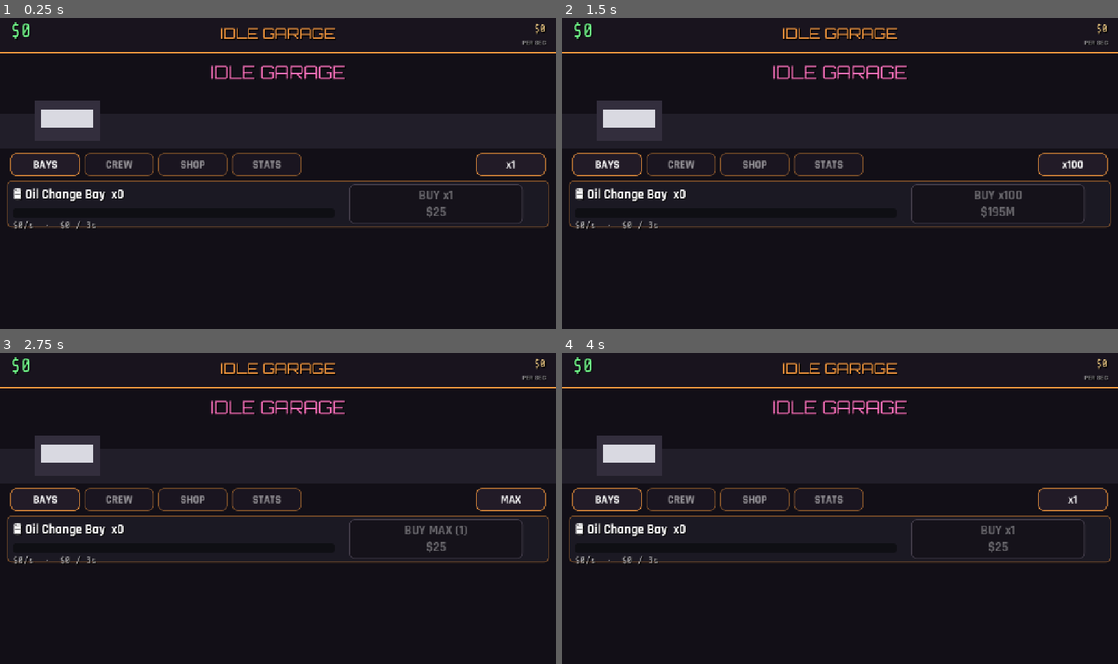
Above: before the commit, frames 1-4 (two rows, left to right).
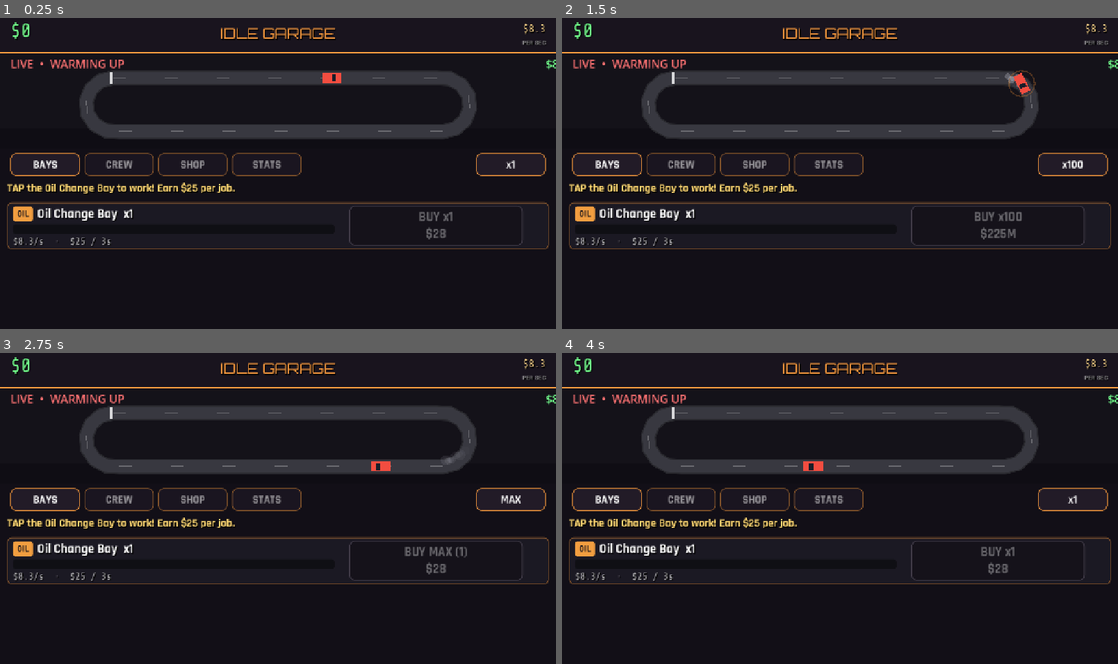
Above: after the commit, the same moments.

Repository: Thefreatbandz/idle-garage
Game: Godot game, scene res://scenes/main.tscn
The game is run twice, just before and just after one commit, with the same random seed, the same clock (stepped at 60 frames per second) and the same inputs.
Inputs:
- Up to frame 1 (0.25 s): no input
- Up to frame 2 (1.5 s): click "x1" at 0.5 s; click "x10" at 1.25 s
- Up to frame 3 (2.75 s): click "x100" at 2 s
- Up to frame 4 (4 s): click "MAX" at 2.75 s; click "BAYS" at 3.5 s

The runs differ from the first frame. In frame 1, 12% of the frame differs, in the area x 1-100%, y 1-75%; in frame 2, 12%; in frame 3, 12%; in frame 4, 12%.

Commit message:
v2: live drift preview, start with 1 bay, UI clean pass, tutorial hints

Diff:
--- a/scripts/main.gd
+++ b/scripts/main.gd
@@ -6,7 +6,7 @@
 var cash := 0.0
 var lifetime := 0.0  # lifetime earnings (this prestige)
 var total_earned := 0.0  # all-time (for achievements)
-var owned := [0, 0, 0, 0, 0, 0]  # per generator
+var owned := [1, 0, 0, 0, 0, 0]  # per generator (start with 1 oil bay!)
 var progress := [0.0, 0.0, 0.0, 0.0, 0.0, 0.0]  # 0..1 bar progress
 var running := [false, false, false, false, false, false]  # bar active
 var mechanics := [false, false, false, false, false, false]
@@ -131,7 +131,7 @@
 	stars += new_stars
 	cash = 0.0
 	lifetime = 0.0
-	owned = [0, 0, 0, 0, 0, 0]
+	owned = [1, 0, 0, 0, 0, 0]
 	progress = [0.0, 0.0, 0.0, 0.0, 0.0, 0.0]
 	running = [false, false, false, false, false, false]
 	mechanics = [false, false, false, false, false, false]
@@ -170,6 +170,12 @@
 	upgrades_bought = d.get("upgrades", [])
 	stars = int(d.get("stars", 0))
 	_last_time = float(d.get("time", 0.0))
+	# migration: old saves started with 0 bays and $0 (soft-locked)
+	var total_owned := 0
+	for i in range(6):
+		total_owned += owned[i]
+	if total_owned == 0:
+		owned[0] = 1
 
 var _last_time := 0.0
 
--- /dev/null
+++ b/scripts/race_preview.gd
@@ -0,0 +1,175 @@
+extends Control
+## Live drift preview: animated stadium track with cars drifting the corners.
+## Car count/speed scales with the player's income.
+
+var game  # main.gd
+
+# stadium track geometry
+var _cx := 640.0
+var _cy := 118.0
+var _straight := 380.0  # half-length of straight
+var _radius := 62.0
+var _perimeter := 0.0
+
+var _cars := []  # {t, speed, color, drift}
+var _smokes := []  # {pos, life, max_life, size}
+var _time := 0.0
+
+const CAR_COLORS := [
+	Color(0.95, 0.30, 0.25), Color(0.25, 0.55, 0.95), Color(0.95, 0.75, 0.25),
+	Color(0.35, 0.90, 0.45), Color(0.90, 0.40, 0.80), Color(0.85, 0.85, 0.88),
+]
+const STATUS := ["WARMING UP", "DRIFTING", "TANDEM DRIFT", "FULL SEND"]
+
+func _ready() -> void:
+	_perimeter = 4.0 * _straight + 2.0 * PI * _radius
+	# spawn cars over time as generators unlock
+	mouse_filter = Control.MOUSE_FILTER_IGNORE
+
+func _process(dt: float) -> void:
+	_time += dt
+	# desired car count = number of unlocked generators (min 1)
+	var want := 1
+	if game:
+		for i in range(6):
+			var g: Dictionary = Economy.GENERATORS[i]
+			if game.lifetime >= float(g["unlock"]) or game.owned[i] > 0:
+				want = i + 1
+	want = mini(want, 6)
+	while _cars.size() < want:
+		_cars.append({
+			"t": randf(),
+			"speed": 0.10 + randf() * 0.04,
+			"color": CAR_COLORS[_cars.size() % CAR_COLORS.size()],
+			"drift": 0.0,
+		})
+	# speed scales slightly with income (more money = faster)
+	var boost := 1.0
+	if game:
+		boost = 1.0 + minf(game.income_per_sec() / 5000.0, 1.5)
+	for c in _cars:
+		c["t"] = fmod(float(c["t"]) + float(c["speed"]) * boost * dt, 1.0)
+	# smoke particles
+	for s in _smokes:
+		s["life"] = float(s["life"]) - dt
+		s["pos"] = (s["pos"] as Vector2) + Vector2(0, -18) * dt
+	_smokes = _smokes.filter(func(s): return float(s["life"]) > 0.0)
+	# spawn smoke in drift zones
+	if _cars.size() > 0 and randf() < 0.5:
+		for c in _cars:
+			if _in_drift_zone(float(c["t"])):
+				var p := _track_pos(float(c["t"]))
+				_smokes.append({
+					"pos": p + Vector2(randf_range(-8, 8), randf_range(-4, 4)),
+					"life": 0.9, "max_life": 0.9, "size": randf_range(6, 12),
+				})
+				if _smokes.size() > 60:
+					_smokes.pop_front()
+	queue_redraw()
+
+func _in_drift_zone(t: float) -> bool:
+	# drift zones = the two semicircles
+	var d := t * _perimeter
+	var s1_end := 2.0 * _straight
+	var curve_end := s1_end + PI * _radius
+	var s2_end := curve_end + 2.0 * _straight
+	return (d > s1_end and d < curve_end) or (d > s2_end)
+
+func _track_pos(t: float) -> Vector2:
+	var d := t * _perimeter
+	var s := 2.0 * _straight  # each straight is 2*half
+	var c := PI * _radius
+	# top straight: left -> right
+	if d < s:
+		return Vector2(_cx - _straight + d, _cy - _radius)
+	d -= s
+	# right curve
+	if d < c:
+		var a := d / _radius  # 0..PI
+		return Vector2(_cx + _straight + _radius * sin(a), _cy - _radius * cos(a))
+	d -= c
+	# bottom straight: right -> left
+	if d < s:
+		return Vector2(_cx + _straight - d, _cy + _radius)
+	d -= s
+	# left curve
+	var a := d / _radius
+	return Vector2(_cx - _straight - _radius * sin(a), _cy + _radius * cos(a))
+
+func _track_angle(t: float) -> float:
+	var d := t * _perimeter
+	var s := 2.0 * _straight
+	var c := PI * _radius
+	if d < s:
+		return 0.0
+	d -= s
+	if d < c:
+		return d / _radius
+	d -= c
+	if d < s:
+		return PI
+	d -= c
+	return PI + d / _radius
+
+func _draw() -> void:
+	var w := size.x
+	# backdrop gradient feel: two rects
+	draw_rect(Rect2(0, 0, w, size.y), Color(0.08, 0.07, 0.10))
+	draw_rect(Rect2(0, size.y - 46, w, 46), Color(0.06, 0.05, 0.08))
+	# track: wide dark ring (draw thick polyline loop)
+	var pts := PackedVector2Array()
+	var n := 64
+	for i in range(n + 1):
+		pts.append(_track_pos(float(i) / float(n)))
+	draw_polyline(pts, Color(0.16, 0.16, 0.18), 34.0, true)
+	draw_polyline(pts, Color(0.22, 0.22, 0.25), 28.0, true)
+	# center line dashes
+	var dash := PackedVector2Array()
+	for i in range(0, n, 4):
+		dash.append(_track_pos(float(i) / float(n)))
+		dash.append(_track_pos(float(i + 1) / float(n)))
+	if dash.size() > 1:
+		draw_multiline(dash, Color(1, 1, 1, 0.25), 2.0)
+	# start/finish line
+	var sf := _track_pos(0.0)
+	draw_line(sf + Vector2(-4, -14), sf + Vector2(-4, 14), Color(1, 1, 1, 0.8), 4.0)
+	# smoke (behind cars)
+	for s in _smokes:
+		var a: float = float(s["life"]) / float(s["max_life"])
+		draw_circle(s["pos"], float(s["size"]) * (1.2 - a * 0.4), Color(0.8, 0.8, 0.85, a * 0.35))
+	# cars
+	for c in _cars:
+		_draw_car(_track_pos(float(c["t"])), _track_angle(float(c["t"])),
+			_in_drift_zone(float(c["t"])), c["color"])
+	# status text
+	var laps := int(_time / 8.0)
+	var st: String = STATUS[mini(_cars.size() - 1, 3)] if _cars.size() > 0 else STATUS[0]
+	var ips := "$0/s"
+	if game:
+		ips = "$%s/s" % BigNum.fmt(game.income_per_sec())
+	draw_string(ThemeDB.fallback_font, Vector2(24, 34), "LIVE  •  %s" % st,
+		HORIZONTAL_ALIGNMENT_LEFT, -1, 26, Color(1.0, 0.45, 0.45))
+	draw_string(ThemeDB.fallback_font, Vector2(w - 24, 34), ips,
+		HORIZONTAL_ALIGNMENT_RIGHT, -1, 26, Color(0.45, 1.0, 0.55))
+
+func _draw_car(p: Vector2, angle: float, drifting: bool, col: Color) -> void:
+	# car as rotated rect with windshield; extra yaw when drifting
+	var yaw := angle + (0.45 if drifting else 0.0)
+	var dir := Vector2(cos(yaw), sin(yaw))
+	var perp := Vector2(-dir.y, dir.x)
+	var l := 22.0
+	var wd := 11.0
+	var body := PackedVector2Array([
+		p + dir * l - perp * wd, p + dir * l + perp * wd,
+		p - dir * l + perp * wd, p - dir * l - perp * wd,
+	])
+	draw_colored_polygon(body, col)
+	# windshield
+	var ws := PackedVector2Array([
+		p + dir * l * 0.45 - perp * wd * 0.7, p + dir * l * 0.45 + perp * wd * 0.7,
+		p + dir * l * 0.05 + perp * wd * 0.7, p + dir * l * 0.05 - perp * wd * 0.7,
+	])
+	draw_colored_polygon(ws, Color(0.1, 0.12, 0.16))
+	# drift glow
+	if drifting:
+		draw_arc(p, 30.0, 0, TAU, 16, Color(1.0, 0.6, 0.2, 0.25), 3.0)
--- a/scripts/ui.gd
+++ b/scripts/ui.gd
@@ -4,6 +4,13 @@
 const FONT_DISPLAY := preload("res://assets/fonts/Orbitron.ttf")
 const FONT_HUD := preload("res://assets/fonts/Rajdhani.ttf")
 const FONT_MONO := preload("res://assets/fonts/ShareTechMono.ttf")
+
+# clean text badges (emoji renders as tofu on some phones)
+const BADGES := ["OIL", "TIRE", "PAINT", "TUNE", "ENGINE", "DRIFT"]
+const BADGE_COLORS := [
+	Color(0.95, 0.62, 0.25), Color(0.45, 0.55, 0.65), Color(0.95, 0.35, 0.55),
+	Color(0.35, 0.75, 0.95), Color(0.95, 0.75, 0.25), Color(0.90, 0.30, 0.25),
+]
 
 var game  # main.gd
 var _cash_l: Label
@@ -51,8 +58,13 @@
 	ips_cap.horizontal_alignment = HORIZONTAL_ALIGNMENT_RIGHT
 	ips_cap.custom_minimum_size = Vector2(300, 24)
 	add_child(ips_cap)
-	# garage scene strip (animated 2D)
-	_build_garage_scene(Vector2(0, 85), Vector2(1280, 220))
+	# live drift preview (replaces static garage scene)
+	var preview := preload("res://scripts/race_preview.gd").new()
+	preview.game = game
+	preview.position = Vector2(0, 85)
+	preview.size = Vector2(1280, 220)
+	add_child(preview)
+	_preview = preview
 	# tabs
 	var tabs := ["BAYS", "CREW", "SHOP", "STATS"]
 	for ti in range(4):
@@ -124,52 +136,17 @@
 	add_child(b)
 	return b
 
-func _build_garage_scene(pos: Vector2, size: Vector2) -> void:
-	# simple animated 2D garage: floor, lifts, cars appear as you unlock
-	var scene := Control.new()
-	scene.position = pos
-	scene.size = size
-	add_child(scene)
-	var floor_c := ColorRect.new()
-	floor_c.color = Color(0.13, 0.12, 0.16)
-	floor_c.position = Vector2(0, 140)
-	floor_c.size = Vector2(1280, 80)
-	scene.add_child(floor_c)
-	# neon sign
-	var sign := _label("IDLE GARAGE", 40, Vector2(0, 18), FONT_DISPLAY, Color(1.0, 0.45, 0.75))
-	sign.horizontal_alignment = HORIZONTAL_ALIGNMENT_CENTER
-	sign.custom_minimum_size = Vector2(1280, 60)
-	scene.add_child(sign)
-	# lifts (one per generator, appear when unlocked)
-	_lift_nodes.clear()
-	_car_nodes.clear()
-	for i in range(6):
-		var lift := ColorRect.new()
-		lift.name = "Lift%d" % i
-		lift.color = Color(0.20, 0.18, 0.24)
-		lift.position = Vector2(80 + i * 195, 110)
-		lift.size = Vector2(150, 90)
-		lift.visible = false
-		scene.add_child(lift)
-		_lift_nodes.append(lift)
-		var car := ColorRect.new()
-		car.name = "Car%d" % i
-		var cols := [Color(0.85, 0.85, 0.88), Color(0.25, 0.55, 0.95),
-			Color(0.95, 0.35, 0.55), Color(0.95, 0.75, 0.25),
-			Color(0.35, 0.90, 0.45), Color(0.90, 0.30, 0.25)]
-		car.color = cols[i]
-		car.position = Vector2(95 + i * 195, 130)
-		car.size = Vector2(120, 40)
-		car.visible = false
-		scene.add_child(car)
-		_car_nodes.append(car)
-
 func _build_bays_panel() -> void:
 	var p: ScrollContainer = _panels[0]
 	var vb := VBoxContainer.new()
 	vb.size_flags_horizontal = Control.SIZE_EXPAND_FILL
 	vb.add_theme_constant_override("separation", 10)
 	p.add_child(vb)
+	# tutorial hint
+	_hint_label = _label("", 26, Vector2(0, 0), FONT_HUD, Color(1.0, 0.85, 0.45))
+	_hint_label.autowrap_mode = TextServer.AUTOWRAP_WORD_SMART
+	_hint_label.custom_minimum_size = Vector2(1220, 40)
+	vb.add_child(_hint_label)
 	for i in range(6):
 		var card := PanelContainer.new()
 		card.custom_minimum_size = Vector2(1220, 108)
@@ -202,9 +179,29 @@
 		var tvb := VBoxContainer.new()
 		tvb.mouse_filter = Control.MOUSE_FILTER_IGNORE
 		tap.add_child(tvb)
-		var name_l := _label("%s %s" % [g["icon"], g["name"]], 30, Vector2(0, 0), FONT_HUD, Color(1, 1, 1))
+		var name_hb := HBoxContainer.new()
+		name_hb.mouse_filter = Control.MOUSE_FILTER_IGNORE
+		name_hb.add_theme_constant_override("separation", 10)
+		tvb.add_child(name_hb)
+		# badge (clean text, no emoji tofu)
+		var badge := Label.new()
+		badge.text = BADGES[i]
+		badge.add_theme_font_size_override("font_size", 20)
+		badge.add_theme_font_override("font", FONT_HUD)
+		badge.add_theme_color_override("font_color", Color(0.08, 0.07, 0.10))
+		var bsb := StyleBoxFlat.new()
+		bsb.bg_color = BADGE_COLORS[i]
+		bsb.set_corner_radius_all(6)
+		bsb.content_margin_left = 10
+		bsb.content_margin_right = 10
+		bsb.content_margin_top = 4
+		bsb.content_margin_bottom = 4
+		badge.add_theme_stylebox_override("normal", bsb)
+		badge.mouse_filter = Control.MOUSE_FILTER_IGNORE
+		name_hb.add_child(badge)
+		var name_l := _label("%s" % g["name"], 30, Vector2(0, 0), FONT_HUD, Color(1, 1, 1))
 		name_l.mouse_filter = Control.MOUSE_FILTER_IGNORE
-		tvb.add_child(name_l)
+		name_hb.add_child(name_l)
 		var bar := ProgressBar.new()
 		bar.custom_minimum_size = Vector2(740, 22)
 		bar.max_value = 1.0
@@ -246,7 +243,7 @@
 		var m: Dictionary = Economy.MECHANICS[i]
 		var hb := HBoxContainer.new()
 		hb.add_theme_constant_override("separation", 14)
-		var nl := _label("👨‍🔧 %s\n%s" % [m["name"], g["name"]], 26, Vector2(0, 0), FONT_HUD, Color(1, 1, 1))
+		var nl := _label("%s\n%s" % [m["name"], g["name"]], 26, Vector2(0, 0), FONT_HUD, Color(1, 1, 1))
 		nl.custom_minimum_size = Vector2(760, 70)
 		hb.add_child(nl)
 		var btn := _button("HIRE", Vector2(0, 0), Vector2(400, 70), 28)
@@ -281,8 +278,8 @@
 		_shop_btns.append({"label": nl, "btn": btn, "idx": u})
 
 var _shop_btns := []
-var _lift_nodes := []
-var _car_nodes := []
+var _preview: Control
+var _hint_label: Label
 
 func _build_stats_panel() -> void:
 	var p: ScrollContainer = _panels[3]
@@ -303,11 +300,11 @@
 	var add := func(t: String):
 		var l := _label(t, 26, Vector2(0, 0), FONT_MONO, Color(1, 1, 1, 0.85))
 		_stats_vb.add_child(l)
-	add.call("💰 Cash: $%s" % BigNum.fmt(game.cash))
-	add.call("📈 Lifetime: $%s" % BigNum.fmt(game.lifetime))
-	add.call("🏆 All-time: $%s" % BigNum.fmt(game.total_earned))
-	add.call("⚡ Income/sec: $%s" % BigNum.fmt(game.income_per_sec()))
-	add.call("⭐ Reputation stars: %d (+%d%% income)" % [game.stars, game.stars * 10])
+	add.call("Cash: $%s" % BigNum.fmt(game.cash))
+	add.call("Lifetime: $%s" % BigNum.fmt(game.lifetime))
+	add.call("All-time: $%s" % BigNum.fmt(game.total_earned))
+	add.call("Income/sec: $%s" % BigNum.fmt(game.income_per_sec()))
+	add.call("Reputation stars: %d (+%d%% income)" % [game.stars, game.stars * 10])
 	add.call("")
 	add.call("FRANCHISE (prestige): reset for stars")
 	add.call("Earn $10M lifetime = 1 star (+10% forever)")
@@ -362,7 +359,7 @@
 	refresh_crew()
 	refresh_shop()
 	_refresh_stats()
-	_update_garage_scene()
+	_update_hint()
 
 func refresh_generators() -> void:
 	var gm: float = game.global_mult()
@@ -377,7 +374,7 @@
 			var nxt: float = g["unlock"]
 			(c["name"] as Label).text = "🔒 Unlock at $%s lifetime" % BigNum.fmt(nxt)
 			continue
-		(c["name"] as Label).text = "%s %s  x%d" % [g["icon"], g["name"], owned]
+		(c["name"] as Label).text = "%s  x%d" % [g["name"], owned]
 		var ips := Economy.income_per_sec(i, owned, gm, pm)
 		var pay := Economy.payout_per_cycle(i, owned, gm, pm)
 		(c["info"] as Label).text = "$%s/s  ·  $%s / %s" % [BigNum.fmt(ips), BigNum.fmt(pay), BigNum.fmt_time(float(g["time"]))]
@@ -413,6 +410,21 @@
 			var cost: float = Economy.UPGRADES[u]["cost"]
 			btn.text = "BUY $%s" % BigNum.fmt(cost)
 			btn.disabled = game.cash < cost
+
+func _update_hint() -> void:
+	if not _hint_label:
+		return
+	# contextual tutorial: guide the first 5 minutes
+	if game.owned[0] <= 1 and game.cash < 50.0 and not game.mechanics[0]:
+		_hint_label.text = "TAP the Oil Change Bay to work! Earn $25 per job."
+	elif not game.mechanics[0] and game.cash >= 150.0:
+		_hint_label.text = "Hire MARCO in the CREW tab — he'll work the bay for you, forever."
+	elif game.owned[1] == 0 and game.lifetime >= 500.0:
+		_hint_label.text = "Tire Shop unlocked! Buy it for bigger payouts."
+	elif game.income_per_sec() > 0 and game.upgrades_bought.is_empty() and game.cash >= 1000.0:
+		_hint_label.text = "Check the SHOP tab — global upgrades boost ALL income."
+	else:
+		_hint_label.text = ""
 
 func show_offline_popup(gained: float, away_sec: float) -> void:
 	# dim background
@@ -437,7 +449,7 @@
 	var vb := VBoxContainer.new()
 	vb.add_theme_constant_override("separation", 14)
 	panel.add_child(vb)
-	var t := _label("WELCOME BACK! 🎉", 36, Vector2(0, 0), FONT_DISPLAY, Color(1.0, 0.62, 0.25))
+	var t := _label("WELCOME BACK!", 36, Vector2(0, 0), FONT_DISPLAY, Color(1.0, 0.62, 0.25))
 	t.horizontal_alignment = HORIZONTAL_ALIGNMENT_CENTER
 	t.custom_minimum_size = Vector2(500, 50)
 	vb.add_child(t)
@@ -454,12 +466,3 @@
 		dim.queue_free()
 		panel.queue_free())
 	add_child(panel)
-
-func _update_garage_scene() -> void:
-	# show lifts/cars for unlocked generators
-	for i in range(6):
-		var g: Dictionary = Economy.GENERATORS[i]
-		var unlocked: bool = game.lifetime >= float(g["unlock"]) or game.owned[i] > 0
-		if i < _lift_nodes.size():
-			(_lift_nodes[i] as Control).visible = unlocked
-			(_car_nodes[i] as Control).visible = unlocked
Not shown, added: scripts/race_preview.gd.uid
Not shown, changed: build/web/index.html
Not shown, changed: build/web/index.pck
Not shown, changed: docs/index.html
Not shown, changed: docs/index.pck
